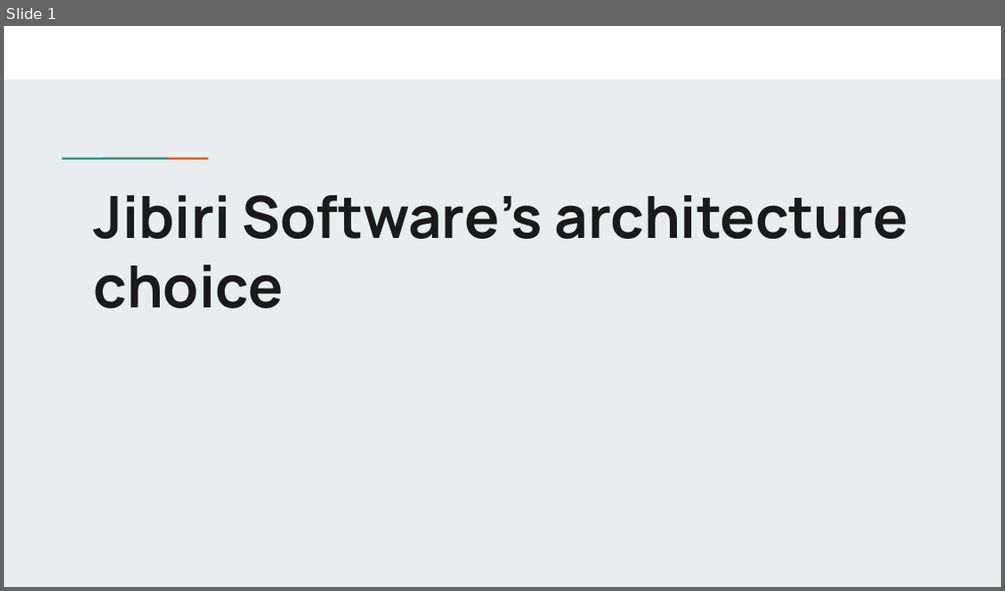
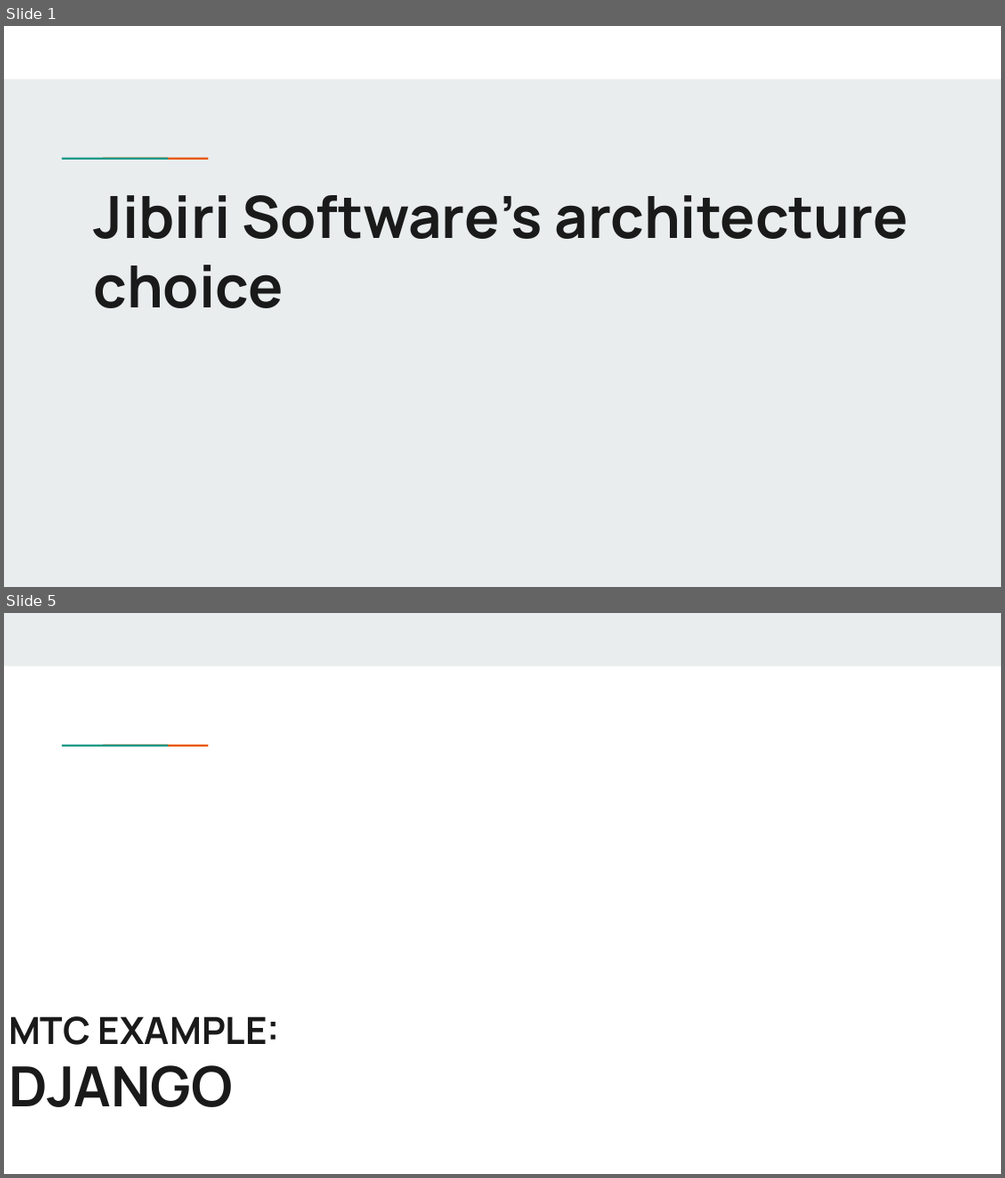
Before and after one commit to Jibiri-Software/WhiteWiseWeasel, a slide deck: SoftwareArchitecture/Jibiri_software_architecture_choice.pptx. Shown one above the other, each under a label of ours: slide 1 before the commit, slides 1 and 5 after it; the slides between them are not shown. The pictures are 1005x591 and 1005x1178 pixels, drawn with LibreOffice and Linux fonts; fonts in the diff are those of the drawing; background and template pictures are left out. Boxes give left, top, right and bottom in pixels: in the first picture for what was removed or moved away, otherwise in the second. Text is boxed around its words. In the diff, an @@ line names an element or a change of style, - is before the commit and + after.

```diff
--- a/SoftwareArchitecture/Jibiri_software_architecture_choice.pptx
+++ b/SoftwareArchitecture/Jibiri_software_architecture_choice.pptx
@@ slide 5 added at (x1=4, y1=613, x2=1001, y2=1174), background picture (left out); not listed: 2 template elements that a slide beside it also shows @@
@@ rectangle added at (x1=4, y1=613, x2=1001, y2=666), fill #E9EDEE @@
@@ text added at (x1=8, y1=1016, x2=280, y2=1107), 27 pt, text #1A1A1A, bold @@
+MTC EXAMPLE:
+DJANGO
```
Also in this commit, not shown: 1 slide changed, 6 other slides added, 6 slides removed, 2 other files.
